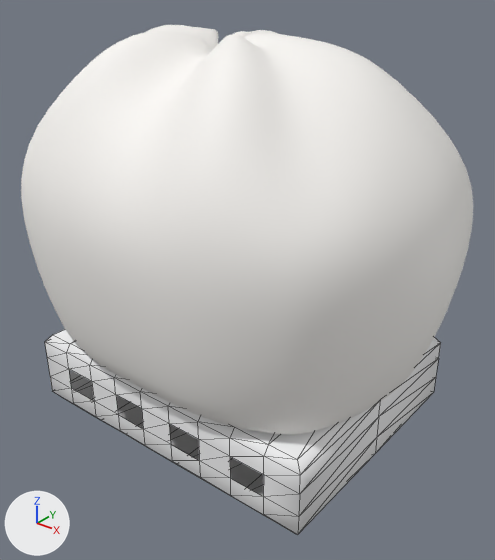
The glTF model hosts/greeter/bao-3d-body.glb: old version first, new version second.
Before and after are seen from a 50 mm camera at (8.01, -9.84, 8.26) aimed at (0.33, -0.24, 2.31). The lights are fixed; the arrows at lower left show +X, +Y and +Z. The older version comes first. Mesh edges are drawn as thin lines on the coarser meshes.

Names of what the first picture shows: 'Cube.001-baked', 'Cube.002-baked'.
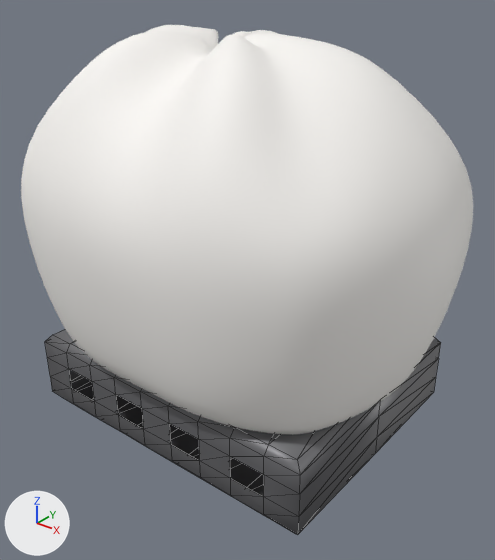
Pixel boxes [x1, y1, x2, y2] of what changed, in the pictures (495 x 560 px):
'Cube.001-baked', recoloured (white to grey): [45, 329, 441, 535] in both

What the commit changed:
Material 'Cube.001-mat' (mat_cube_001_mat) changes colour from white #f3f3f5 to grey #6f6f73; in linear values from (0.9, 0.9, 0.91) to (0.16, 0.16, 0.17).
